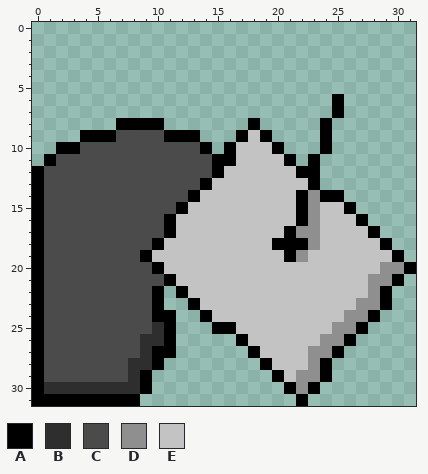
File history of a pixel-art sprite, multiplayer/public/images/mybucket.png. That is the earlier state.
The file is 32x32 pixels.
Palette (. is transparent): A #000000  B #2e2e2e  C #4b4b4b  D #8f8f8f  E #c3c3c3
Pixels before, first column x 0:
 6 .........................A......
 7 .........................A......
 8 .......AAAA.......A.....A.......
 9 ....AAACCCCAAA...AEA....A.......
10 ..AACCCCCCCCCCA.AEEEA...A.......
11 .ACCCCCCCCCCCCCAAEEEEA.A........
12 ACCCCCCCCCCCCCCAEEEEEEAA........
13 ACCCCCCCCCCCCCAEEEEEEEEA........
14 ACCCCCCCCCCCCAEEEEEEEEADAA......
15 ACCCCCCCCCCCAEEEEEEEEEADEEA.....
16 ACCCCCCCCCCAEEEEEEEEEEADEEEA....
17 ACCCCCCCCCCAEEEEEEEEEADDEEEEA...
18 ACCCCCCCCCAEEEEEEEEEAAADEEEEEA..
19 ACCCCCCCCAEEEEEEEEEEEADEEEEEEEA.
20 ACCCCCCCCCAEEEEEEEEEEEEEEEEEEDDA
21 ACCCCCCCCCCAEEEEEEEEEEEEEEEEDDA.
22 ACCCCCCCCCA.AEEEEEEEEEEEEEEEDA..
23 ACCCCCCCCCA..AEEEEEEEEEEEEEDDA..
24 ACCCCCCCCCAA..AEEEEEEEEEEEDDA...
25 ACCCCCCCCCBA...AAEEEEEEEEDDA....
26 ACCCCCCCCBBA.....AEEEEEEDDA.....
27 ACCCCCCCCBAA......AEEEEDDA......
28 ACCCCCCCBBA........AEEEDA.......
29 ACCCCCCCBA..........AEDDA.......
30 ABBBBBBBBA...........ADA........
31 AAAAAAAAA.............A.........
The same view after the edit:
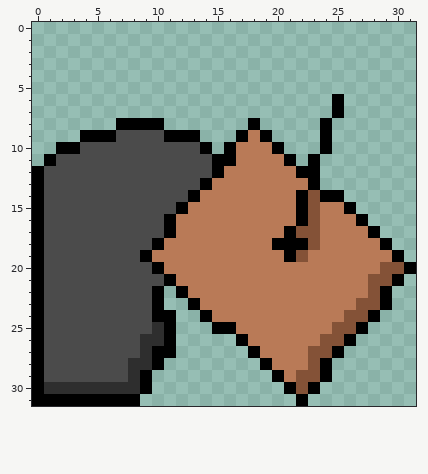
Edits made:
colour D: #8f8f8f -> #845237
colour E: #c3c3c3 -> #b97a57
Where, in picture pixels (left, top, right, bottom), the same in both pictures:
changed: (152, 130, 404, 394)
